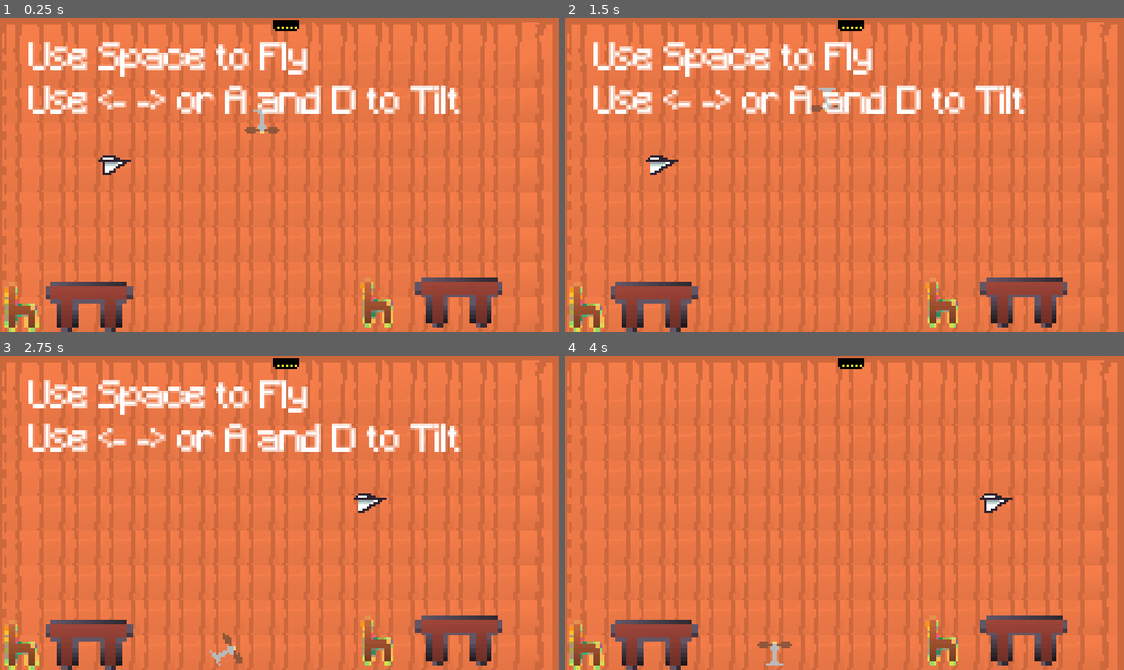
Above: before the commit, frames 1-4 (two rows, left to right).
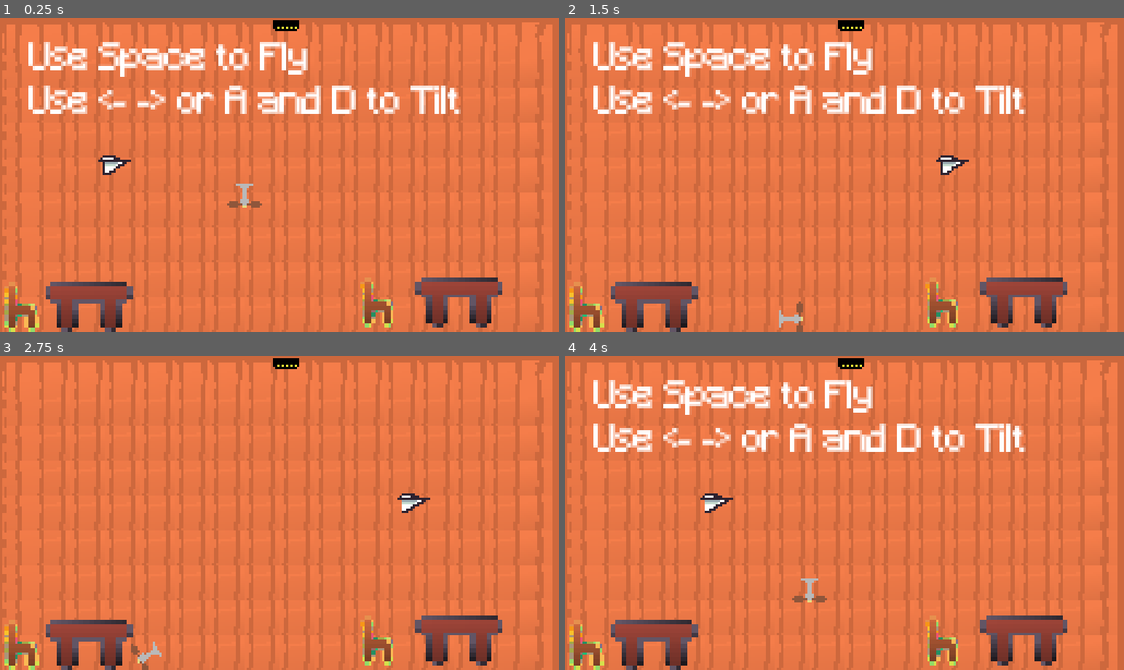
Above: after the commit, the same moments.

Repository: jreje/fan
Game: Godot game, scene res://Main.tscn
The game is run twice, just before and just after one commit, with the same random seed, the same clock (stepped at 60 frames per second) and the same inputs.
Inputs (mouse positions are in pixels of both pictures, inside the frame that each line leads up to):
- Up to frame 1 (0.25 s): no input
- Up to frame 2 (1.5 s): hold D (tilt_right) 0.53-1.25 s; hold Space (fly) 0.53-1.25 s; click (844, 149) at 1.25 s, where only the run before the commit has a clickable "Restart"
- Up to frame 3 (2.75 s): hold A (tilt_left) from 2.03 s (still down); tap Space (fly) at 2.1 s
- Up to frame 4 (4 s): release A (tilt_left) at 2.78 s; hold D (tilt_right) 2.78-3.5 s; hold Space (fly) 2.78-3.5 s; click (844, 487) at 3.5 s, where only the run after the commit has a clickable "Restart"

The runs differ from the first frame. In frame 1, 0.3% of the frame differs, in the area x 40-50%, y 29-61%; in frame 2, 0.7%; in frame 3, 6.0%; in frame 4, 6.0%, in the area x 5-83%, y 7-99%.

Commit message:
Cleaning Up Code

Diff:
--- a/Main.tscn
+++ b/Main.tscn
@@ -95,7 +95,7 @@
 
 [node name="Player" parent="." unique_id=1895383633 instance=ExtResource("5_w48qg")]
 visibility_layer = 4
-position = Vector2(120, 30)
+position = Vector2(112, 64)
 
 [node name="chairscn" parent="." unique_id=1836747146 instance=ExtResource("6_vivmo")]
 visibility_layer = 4
--- a/level/area_2d.gd
+++ b/level/area_2d.gd
@@ -1,15 +1,4 @@
 extends Area2D
-
-
-# Called when the node enters the scene tree for the first time.
-func _ready() -> void:
-	pass # Replace with function body.
-
-
-# Called every frame. 'delta' is the elapsed time since the previous frame.
-func _process(delta: float) -> void:
-	pass
-
 
 func _on_body_entered(body: Node2D) -> void:
 	get_tree().change_scene_to_file("res://ui/game_over_screen.tscn")
--- a/level/area_2d_2.gd
+++ b/level/area_2d_2.gd
@@ -1,15 +1,4 @@
 extends Area2D
-
-
-# Called when the node enters the scene tree for the first time.
-func _ready() -> void:
-	pass # Replace with function body.
-
-
-# Called every frame. 'delta' is the elapsed time since the previous frame.
-func _process(delta: float) -> void:
-	pass
-
 
 func _on_body_entered(body: Node2D) -> void:
 	get_tree().change_scene_to_file("res://ui/game_over_screen.tscn")
--- a/level/destination_block/destination_block.gd
+++ b/level/destination_block/destination_block.gd
@@ -1,15 +1,4 @@
 extends Area2D
-
-
-# TODO: Clean up and remove these functions
-# Called when the node enters the scene tree for the first time.
-func _ready() -> void:
-	pass # Replace with function body.
-
-
-# Called every frame. 'delta' is the elapsed time since the previous frame.
-func _process(delta: float) -> void:
-	pass
 
 func _on_body_entered(body: Node2D) -> void:
 	get_tree().change_scene_to_file("res://ui/win_screen.tscn")
--- a/level/obstacles/chair/chair.gd
+++ b/level/obstacles/chair/chair.gd
@@ -1,15 +1,4 @@
 extends Area2D
-
-
-# Called when the node enters the scene tree for the first time.
-func _ready() -> void:
-	pass # Replace with function body.
-
-
-# Called every frame. 'delta' is the elapsed time since the previous frame.
-func _process(delta: float) -> void:
-	pass
-
 
 func _on_body_entered(body: Node) -> void:
 	get_tree().change_scene_to_file("res:///ui/game_over_screen.tscn")
--- a/level/obstacles/table/table.gd
+++ b/level/obstacles/table/table.gd
@@ -1,15 +1,4 @@
 extends Area2D
-
-
-# Called when the node enters the scene tree for the first time.
-func _ready() -> void:
-	pass # Replace with function body.
-
-
-# Called every frame. 'delta' is the elapsed time since the previous frame.
-func _process(delta: float) -> void:
-	pass
-
 
 func _on_body_entered(body: Node) -> void:
 	get_tree().change_scene_to_file("res:///ui/game_over_screen.tscn")
--- a/main.gd
+++ b/main.gd
@@ -2,18 +2,5 @@
 
 @export var plane_scene: PackedScene
 
-# Called when the node enters the scene tree for the first time.
 func _ready() -> void:
-
-
-
-
-
 	var velocity = Vector2(randf_range(150.0, 250.0), 0.0)
-	#plane.linear_velocity = velocity.rotated(direction)
-
-
-
-# Called every frame. 'delta' is the elapsed time since the previous frame.
-func _process(delta: float) -> void:
-	pass
--- a/player/player.gd
+++ b/player/player.gd
@@ -7,7 +7,7 @@
 var is_touching_boundary = false
 
 # TODO: Start scene with fan spinning
-# TODO: -- IMPORTANT -- Fix bug when fan is in corner
+# TODO: Fix bug when fan is in corner
 func _ready():
 	print("Is this the right path ", $"../plane")
 	screen_size = get_viewport_rect().size
@@ -16,10 +16,9 @@
 	contact_monitor = true
 	max_contacts_reported = 4
 
-# TODO: Simplify body_entered. Perhaps I can only use a body entered and the is in group property
 func _on_body_entered(body: Node) -> void:
 	is_touching_boundary = true
-	# If this enters the plane body, end game
+	# If this node enters the plane body, end game
 	if body.owner == $"../plane":
 		get_tree().change_scene_to_file("res://ui/game_over_screen.tscn")
 
@@ -46,6 +45,7 @@
 	if Input.is_action_just_released("fly"):
 		$AnimatedSprite2D.stop()
 
+	# For Debugging
 	#print(linear_velocity)
 	#print("ROTATION_SPEED: ", rotation_speed)
 	#print("ANGULAR_DAMP: ", angular_damp)
--- a/ui/controls_directions_message.gd
+++ b/ui/controls_directions_message.gd
@@ -1,11 +1,4 @@
 extends CanvasLayer
 
-
-# Called when the node enters the scene tree for the first time.
 func _ready() -> void:
 	get_tree().create_timer(2.4).timeout.connect(queue_free)
-
-
-# Called every frame. 'delta' is the elapsed time since the previous frame.
-func _process(delta: float) -> void:
-	pass
--- a/ui/game_over_screen.gd
+++ b/ui/game_over_screen.gd
@@ -1,19 +1,7 @@
 extends CanvasLayer
-
-
-# Called when the node enters the scene tree for the first time.
-func _ready() -> void:
-	pass # Replace with function body.
-
-
-# Called every frame. 'delta' is the elapsed time since the previous frame.
-func _process(delta: float) -> void:
-	pass
-
 
 func _on_restart_pressed() -> void:
 	get_tree().change_scene_to_file("res://Main.tscn")
 
-
 func _on_quit_pressed() -> void:
 	get_tree().quit()
